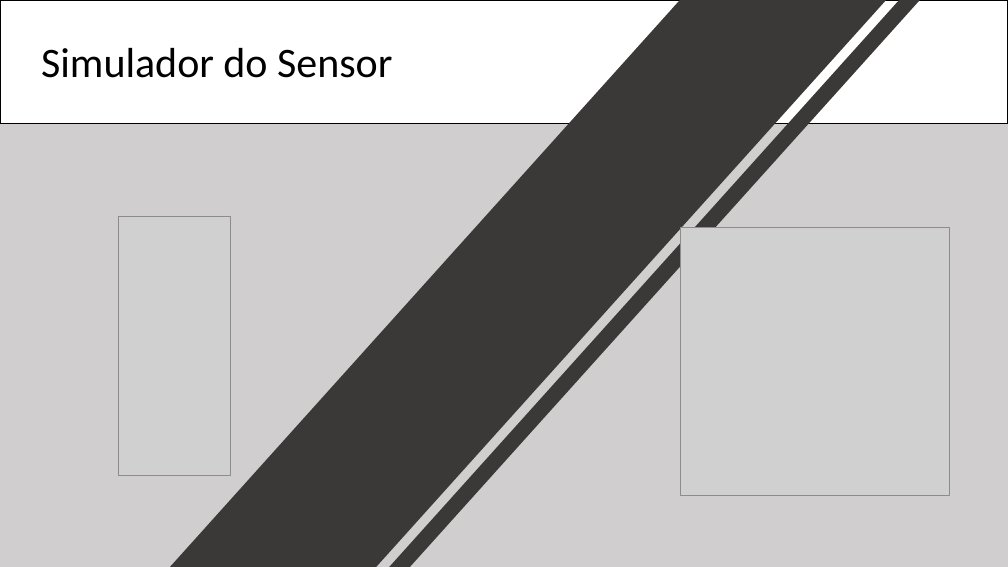
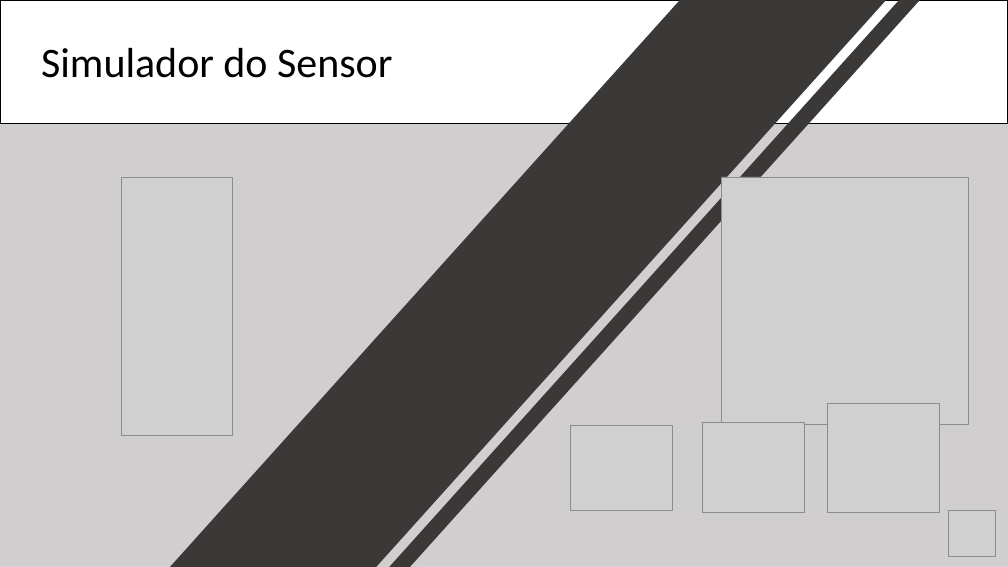
Before and after one commit to rafael-rochaalmeida/Harbor-Solutions, a slide deck: slide 9 of Documentação/Apresentação Sprint 2.pptx. Drawn at 1008x567 pixels with LibreOffice and Linux fonts; fonts in the diff are those of the drawing; grey boxes stand for pictures. Boxes give left, top, right and bottom in pixels: in the first picture for what was removed or moved away, otherwise in the second. Text is boxed around its words. In the diff, an @@ line names an element or a change of style, - is before the commit and + after.

```diff
--- a/Documentação/Apresentação Sprint 2.pptx
+++ b/Documentação/Apresentação Sprint 2.pptx
@@ picture moved from (x1=119, y1=216, x2=230, y2=475) to (x1=121, y1=177, x2=232, y2=436) @@
@@ picture resized from (x1=681, y1=228, x2=950, y2=496) to (x1=721, y1=177, x2=969, y2=424) @@
@@ picture added at (x1=827, y1=403, x2=939, y2=513) @@
@@ picture added at (x1=571, y1=425, x2=673, y2=510) @@
@@ picture added at (x1=702, y1=422, x2=805, y2=513) @@
@@ picture added at (x1=949, y1=510, x2=996, y2=557) @@
```
Also in this commit, not shown: 3 other slides changed, 1 slide added, 1 slide removed, 25 other files.
